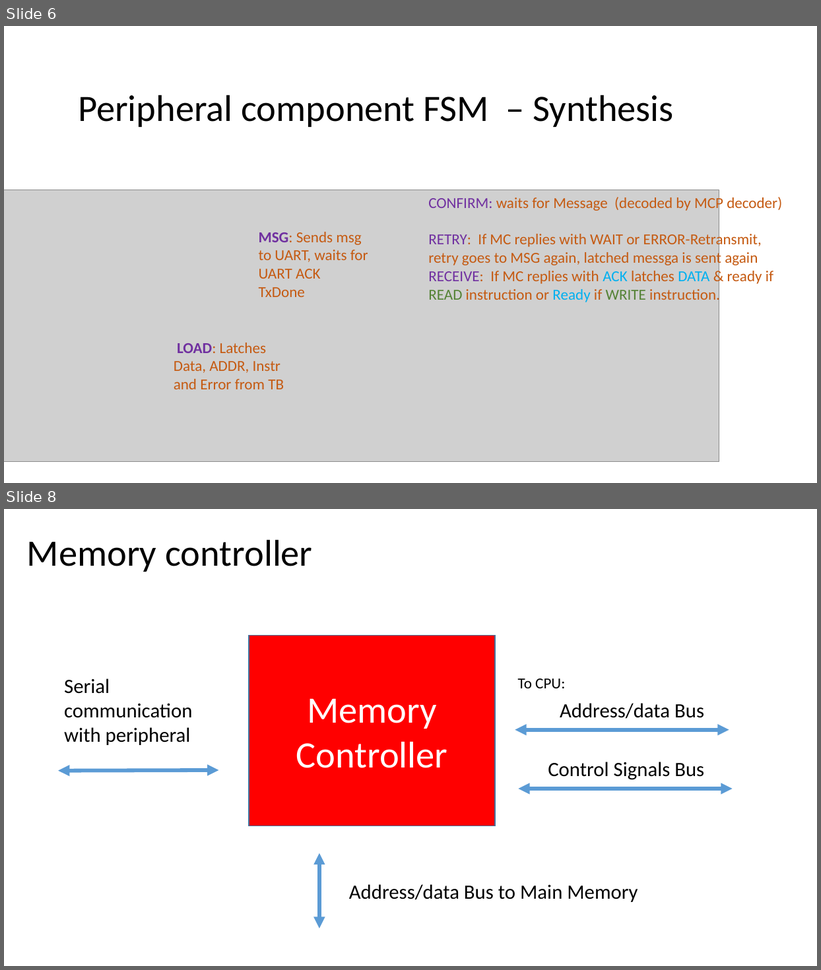
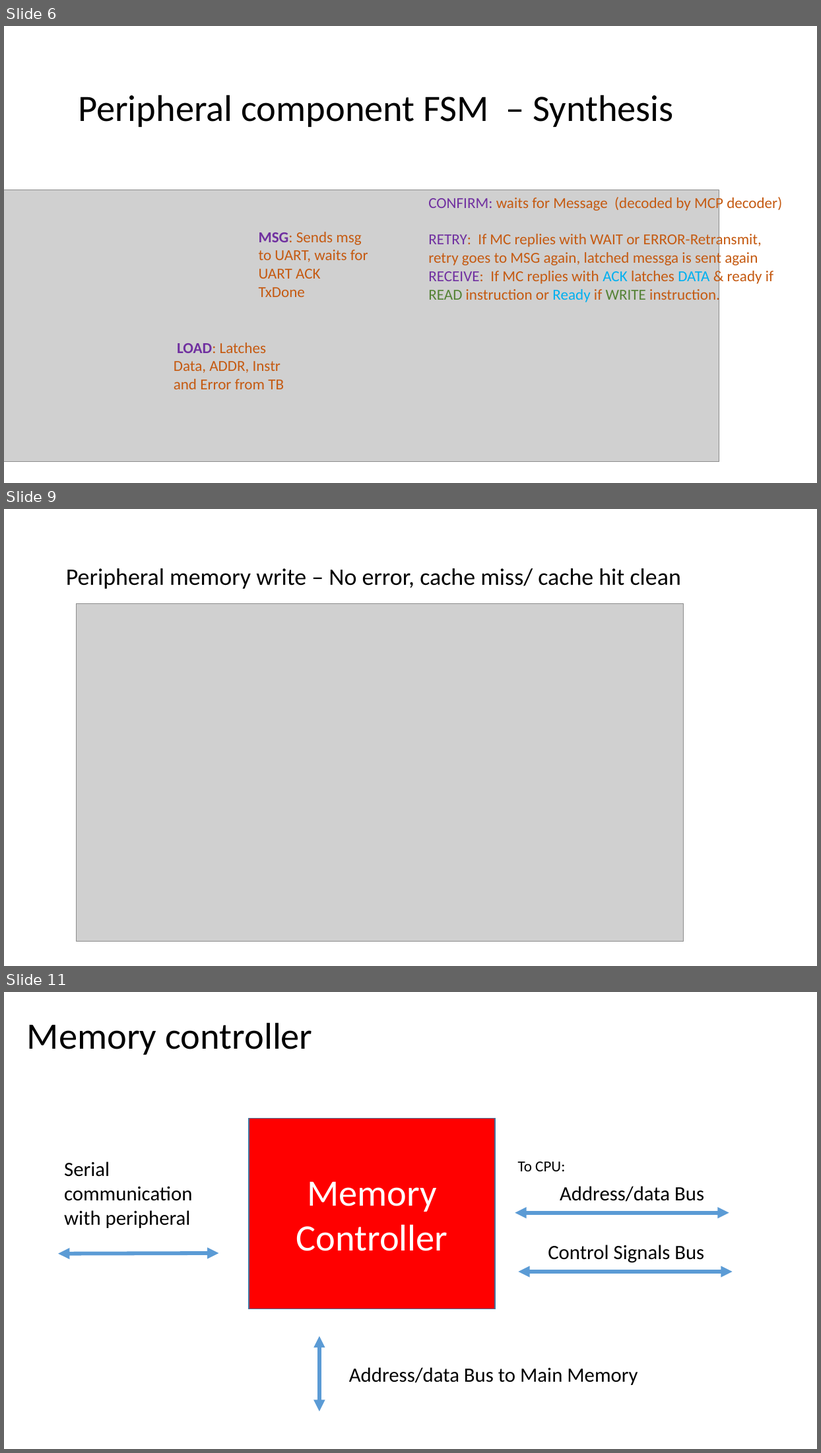
Before and after one commit to md710644/finalarquicompu, a slide deck: Diseno_final_arq.pptx. Shown one above the other, each under a label of ours: slides 6 and 8 before the commit, slides 6, 9 and 11 after it; the slides between them are not shown. The pictures are 821x970 and 821x1453 pixels, drawn with LibreOffice and Linux fonts; fonts in the diff are those of the drawing; grey boxes stand for pictures. Boxes give left, top, right and bottom in pixels: in the first picture for what was removed or moved away, otherwise in the second. Text is boxed around its words. In the diff, an @@ line names an element or a change of style, - is before the commit and + after.

```diff
--- a/Diseno_final_arq.pptx
+++ b/Diseno_final_arq.pptx
@@ slide 9 added at box(4, 509, 817, 966), background #FFFFFF @@
@@ title added at box(66, 568, 681, 589), 28 pt, text #000000 @@
+Peripheral memory write – No error, cache miss/ cache hit clean
@@ picture added at box(76, 603, 684, 942) @@
@@ what was slide 8 is now slide 11 @@
```
Also in this commit, not shown: 1 slide changed, 2 other slides added.
